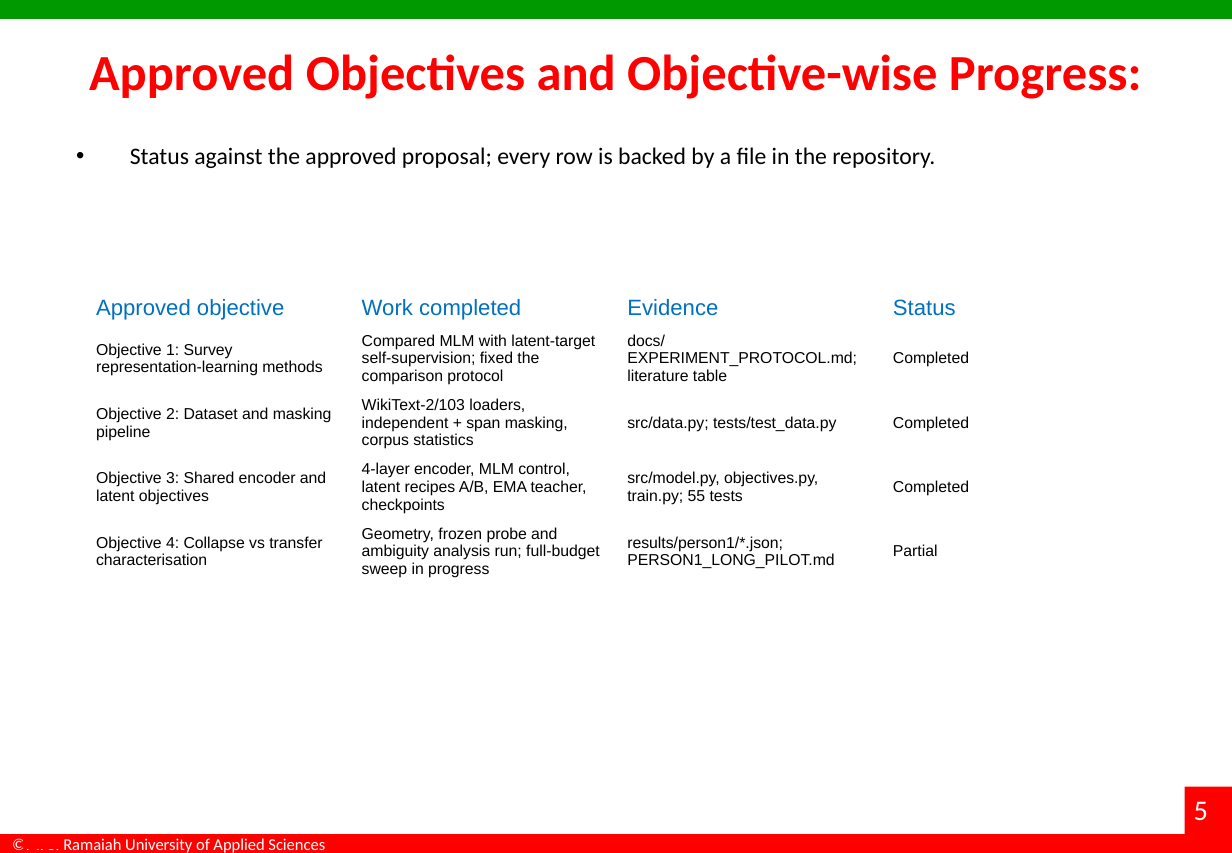
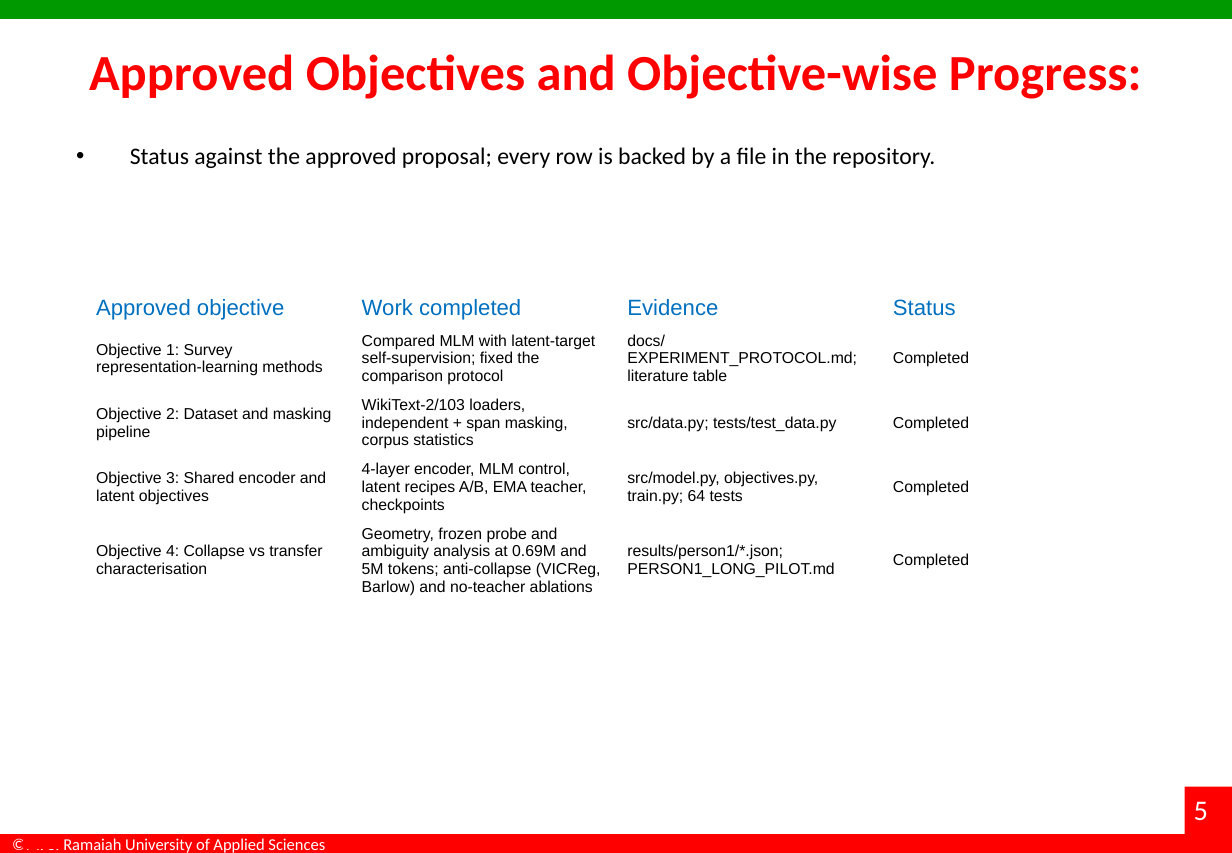
Before and after one commit to dakshadev/7th-sem, a slide deck: slide 5 of docs/Interim_Project_Presentation_7th-sem.pptx. Drawn at 1232x853 pixels with LibreOffice and Linux fonts; fonts in the diff are those of the drawing; background and template pictures are left out. Boxes give left, top, right and bottom in pixels: in the first picture for what was removed or moved away, otherwise in the second. Text is boxed around its words. In the diff, an @@ line names an element or a change of style, - is before the commit and + after.

```diff
--- a/docs/Interim_Project_Presentation_7th-sem.pptx
+++ b/docs/Interim_Project_Presentation_7th-sem.pptx
@@ table at [84,290,1149,734] @@
-row 4, column 3: src/model.py, objectives.py, train.py; 55 tests
+row 4, column 3: src/model.py, objectives.py, train.py; 64 tests
-row 5, column 2: Geometry, frozen probe and ambiguity analysis run; full-budget sweep in progress
+row 5, column 2: Geometry, frozen probe and ambiguity analysis at 0.69M and 5M tokens; anti-collapse (VICReg, Barlow) and no-teacher ablations
-row 5, column 4: Partial
+row 5, column 4: Completed
```
Also in this commit, not shown: 4 other slides changed.
